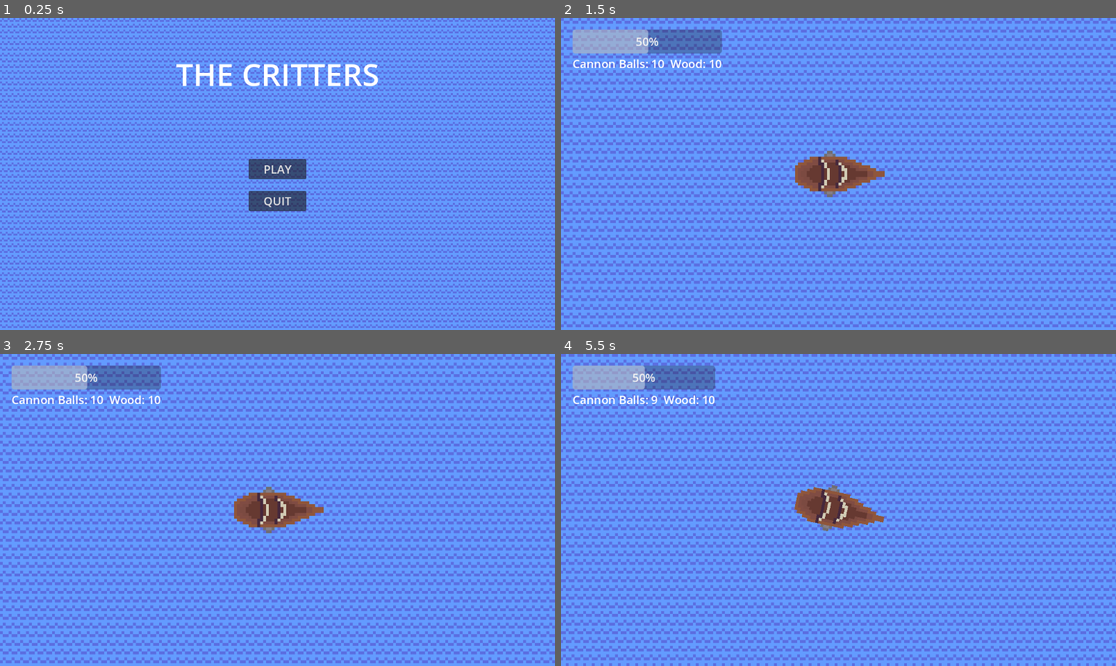
Above: before the commit, frames 1-4 (two rows, left to right).
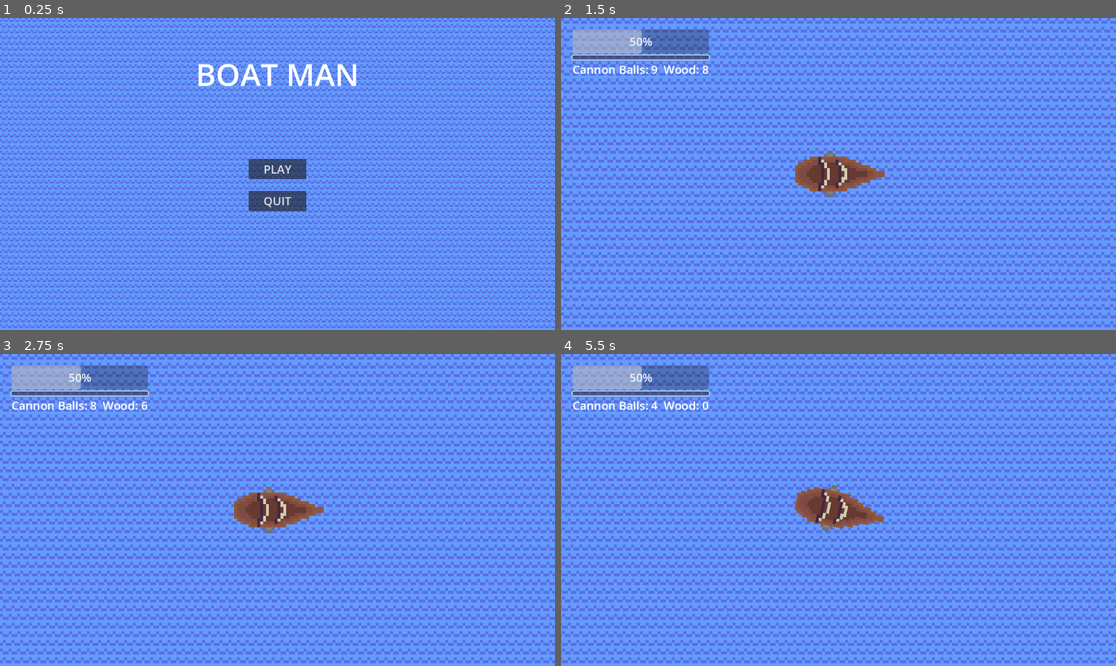
Above: after the commit, the same moments.

Repository: zafarcaydan/boat-man
Game: Godot game, scene res://scenes/start_menu.tscn
The game is run twice, just before and just after one commit, with the same random seed, the same clock (stepped at 60 frames per second) and the same inputs. The engine's default icon, where the game draws it, is replaced by a stand-in: a white triangle on a blue panel in a dark square.
Inputs (mouse positions are in pixels of both pictures, inside the frame that each line leads up to):
- Up to frame 1 (0.25 s): no input
- Up to frame 2 (1.5 s): click "PLAY" at 0.5 s; click (649, 58) at 1.27 s
- Up to frame 3 (2.75 s): click (77, 394) at 2.02 s
- Up to frame 4 (5.5 s): click (638, 394) at 2.77 s; tap Enter at 3.5 s; tap A (Key_A) at 3.6 s; tap D (Key_D) at 3.8, 4.35 s; tap Space (Key_Space) at 4.25 s; tap E (Key_E) at 4.55 s; hold E (Key_E) from 5.03 s (still down); tap S (Key_S) at 5.3 s

The runs differ from the first frame. In frame 1, 1.3% of the frame differs, in the area x 31-69%, y 14-23%; in frame 2, 1.4%; in frame 3, 1.4%; in frame 4, 41%, in the area x 0-100%, y 0-100%.

Commit message:
basis or upgrade system

Diff:
--- a/enimies/enemy ships class.gd
+++ b/enimies/enemy ships class.gd
@@ -4,14 +4,16 @@
 
 var player : Player
 
-func ready():
+func enemy_ready(health_value : int) -> void:
+	boat_ready()
 	safe_bullets = 1
 	player = GT.get_player()
 	global_position += player.global_position
 	move_speed += randi_range(-20, 20)
+	health = health_value
 
-func get_dist_to_pos(pos):
+func get_dist_to_pos(pos: Vector2) -> float:
 		return abs(sqrt((global_position.y - pos.y) ** 2 + (global_position.x - pos.x) ** 2))
 
-func get_rotation_to_pos(pos):
+func get_rotation_to_pos(pos: Vector2) -> float:
 		return atan2(pos.y - global_position.y, pos.x - global_position.x)
--- a/enimies/fast_enemy.tscn
+++ b/enimies/fast_enemy.tscn
@@ -19,5 +19,4 @@
 
 [node name="Timer" type="Timer" parent="."]
 
-[connection signal="death" from="." to="." method="_on_death"]
 [connection signal="timeout" from="Timer" to="." method="_on_timer_timeout"]
--- a/player/boat.gd
+++ b/player/boat.gd
@@ -8,69 +8,64 @@
 var time_passed := 0.0
 var future_pos : Vector2
 
-#{Cannon_Balls = 0, Wood = 1}
+#GT.resource_types = [amount, name]
 var resources := {}
-@export var spawn_dist = 1600
+@export var spawn_dist := 1600
 @export var render_dist := 5000
 
 var closest_enemy : Enemy
+var stats := {
+	&"cannon_ball_speed": 500,
+	}
 
 
-func _ready():
-	var rescource_names = []
-	for i in GT.resource_types:
-		rescource_names.append(i.replace("_", " ") + ": ")
+func _ready() -> void:
+	boat_ready()
+	var rescource_names := []
+	for i in GT.resource_types: rescource_names.append(i.replace("_", " ") + ": ")
 	for i in GT.resource_types.values():
 		resources[i] = [10, rescource_names[i]]
 		%"Inventory Bar".add_child(INVENTORY_SLOT.instantiate())
-	rescource_names = null
 	update_inventory_display()
 
-	health = 5
+	health = 10
 	%"Health Bar".max_value = health * 2
 	safe_bullets = 0
 	parent = get_parent()
 
-func _input(event):
+func _input(event: InputEvent) -> void:
 
 	if event.is_action_pressed("Key_Space") and resources[GT.resource_types.Cannon_Balls][0] >= 1:
-		spawn_cannon_ball(rotation, safe_bullets, 1, 500)
+		spawn_cannon_ball(rotation, safe_bullets, stats[&"cannon_ball_speed"])
 		resources[GT.resource_types.Cannon_Balls][0] -= 1
 		update_inventory_display()
 
 	if event.is_action_pressed("Key_E"):
 		for area in $Area2D.get_overlapping_areas():
 			if area.is_in_group("Interactable"): area.get_parent().interact()
-		update_inventory_display()
 
-func _physics_process(delta):
-	var move_velocity =  Input.get_vector("Key_A", "Key_D", "Key_W", "Key_S")
+
+func _physics_process(delta: float) -> void:
+	var move_velocity :=  Input.get_vector("Key_A", "Key_D", "Key_W", "Key_S")
 	if move_velocity.x > 0: rotation += PI * delta
 	elif move_velocity.x < 0: rotation -= PI * delta
 	if move_velocity.y < 0: force = Vector2(1,0).rotated(global_rotation)
-	elif move_velocity.y > 0: force = Vector2(1,0).rotated(global_rotation + PI) * 0.93
+	elif move_velocity.y > 0: force = Vector2(1,0).rotated(global_rotation + PI) * 0.8
 	else: force = Vector2(0,0)
 
-
-
-
 	time_passed += delta
-
 
 	%"Health Bar".value = health
 	process(delta)
 	future_pos = global_position + velocity / 4
 
-func update_inventory_display():
-	for i in GT.resource_types.values():
-		%"Inventory Bar".get_child(i).get_child(0).text = resources[i][1] + str(resources[i][0])
 
+#spawning things on the ocean
+func spawn_feature(new_feature: Node) -> void:
 
-func spawn_feature(new_feature):
-
-	var placeble = true
+	var placeble := true
 	for comparison_feature in get_tree().get_nodes_in_group("Spawnable"):
-		var relative_pos = comparison_feature.global_position - new_feature.global_position
+		var relative_pos : Vector2 = comparison_feature.global_position - new_feature.global_position
 
 		if sqrt(relative_pos.x ** 2 + relative_pos.y ** 2) < spawn_dist * new_feature.comparison_dist * comparison_feature.comparison_dist:
 			placeble = false
@@ -78,26 +73,49 @@
 	if placeble:
 		add_sibling.call_deferred(new_feature)
 
-func _on_world_update_timer_timeout():
+func _on_world_update_timer_timeout() -> void:
 	for i in range(2):
-		var spawn_choice = [1, 1, 1, 1, 2].pick_random()
+		var spawn_choice : int = [1, 1, 1, 1, 2].pick_random()
 		var offset := i * PI
 
 		if spawn_choice == 1:
 			offset += randf_range(-PI/2, PI/2)
-			var new_cache = CACHE.instantiate()
+			var new_cache := CACHE.instantiate()
 			new_cache.global_position = Vector2(cos(rotation + offset), sin(rotation + offset)) * spawn_dist + global_position
 			new_cache.item_type = GT.resource_types.Cannon_Balls
 			spawn_feature(new_cache)
 
 		elif spawn_choice == 2:
 			offset += randf_range(-PI/12, PI/12)
-			var new_island = ISLAND.instantiate()
+			var new_island := ISLAND.instantiate()
 			new_island.global_position = Vector2(cos(rotation + offset), sin(rotation + offset)) * spawn_dist + global_position
 			spawn_feature(new_island)
 
-		if int(time_passed) % 21 >= 0 and int(time_passed) % 21 < %"World Update Timer".wait_time:
-			for j in range(round(time_passed/5)):
-				var new_enemy = BASIC_ENEMY.instantiate()
+		if int(time_passed) % 28 >= 0 and int(time_passed) % 28 < %"World Update Timer".wait_time:
+			for j in range(17):
+				var new_enemy := BASIC_ENEMY.instantiate()
 				new_enemy.global_position = Vector2(cos(rotation + j/1.25), sin(rotation + j/1.25)) * spawn_dist + global_position
 				spawn_feature(new_enemy)
+
+#upgrade & inventory handling
+func check_resource_value(changed_resource:GT.resource_types, value : int) -> bool:
+	if resources[changed_resource][0] >= value: return true
+	return false
+
+func change_resource_value(changed_resource:GT.resource_types, value : int) -> void:
+	if value + resources[changed_resource][0] >= 0:
+		resources[changed_resource][0] += value
+		update_inventory_display()
+
+func upgrade_button_pressed(button_id: StringName) -> void:
+	if button_id == &"cannon_ball_speed" and check_resource_value(GT.resource_types.Cannon_Balls, 1) and check_resource_value(GT.resource_types.Wood, 2):
+		change_resource_value(GT.resource_types.Cannon_Balls, -1)
+		change_resource_value(GT.resource_types.Wood, -2)
+		stats[&"cannon_ball_speed"] += 18
+
+func update_inventory_display() -> void:
+	for i in GT.resource_types.values():
+		%"Inventory Bar".get_child(i).get_child(0).text = resources[i][1] + str(resources[i][0])
+
+func connect_upgrade_button_signal(button : UpgradeMenuButton) -> void:
+	button.upgrade_button_pressed.connect(upgrade_button_pressed)
--- a/player/boat.tscn
+++ b/player/boat.tscn
@@ -13,6 +13,7 @@
 z_index = 1
 collision_mask = 3
 script = ExtResource("1_wvsoj")
+spawn_dist = 1400
 move_speed = 375
 
 [node name="Sprite2D" type="Sprite2D" parent="."]
--- a/project.godot
+++ b/project.godot
@@ -28,6 +28,7 @@
 "Rendered Object"=""
 Spawnable=""
 Enemies=""
+Interactable=""
 
 [input]
 
--- a/scenes/cache.tscn
+++ b/scenes/cache.tscn
@@ -1,20 +1,19 @@
-[gd_scene load_steps=5 format=3 uid="uid://cv48f81058wt"]
+[gd_scene load_steps=4 format=3 uid="uid://cv48f81058wt"]
 
 [ext_resource type="Script" path="res://scripts/cache.gd" id="1_5gejl"]
 [ext_resource type="Texture2D" uid="uid://byn0sdcxewlci" path="res://icon.svg" id="2_rhj6d"]
-[ext_resource type="PackedScene" uid="uid://0behtxgyskci" path="res://scenes/interactable.tscn" id="3_r0ee6"]
 
 [sub_resource type="RectangleShape2D" id="RectangleShape2D_getyq"]
 size = Vector2(128, 128)
 
 [node name="Cache" type="Node2D" groups=["Rendered Object", "Spawnable"]]
 script = ExtResource("1_5gejl")
-comparison_dist = 1.2
+comparison_dist = 1.1
 
 [node name="Sprite2D" type="Sprite2D" parent="."]
 texture = ExtResource("2_rhj6d")
 
-[node name="interactable" parent="." instance=ExtResource("3_r0ee6")]
+[node name="Area2D" type="Area2D" parent="." groups=["Interactable"]]
 
-[node name="CollisionShape2D" type="CollisionShape2D" parent="interactable"]
+[node name="CollisionShape2D" type="CollisionShape2D" parent="Area2D"]
 shape = SubResource("RectangleShape2D_getyq")
--- a/scenes/interactable.tscn
+++ /dev/null
@@ -1,26 +0,0 @@
-[gd_scene load_steps=2 format=3 uid="uid://0behtxgyskci"]
-
-[sub_resource type="GDScript" id="GDScript_8i455"]
-script/source = "extends Area2D
-var boat : CharacterBody2D
-var player_present := false
-
-func _ready():
-	boat = get_tree().get_first_node_in_group(\"Boat\")
-
-func _on_body_entered(body):
-	if body == boat: player_present = true
-
-
-func _on_body_exited(body):
-	if body == boat: player_present = false
-
-func interact():
-	if player_present: get_parent().interact()
-"
-
-[node name="interactable" type="Area2D" groups=["Interactable"]]
-script = SubResource("GDScript_8i455")
-
-[connection signal="body_entered" from="." to="." method="_on_body_entered"]
-[connection signal="body_exited" from="." to="." method="_on_body_exited"]
--- a/scenes/island.tscn
+++ b/scenes/island.tscn
@@ -1,32 +1,26 @@
-[gd_scene load_steps=6 format=3 uid="uid://cfngicf5yer18"]
+[gd_scene load_steps=4 format=3 uid="uid://cfngicf5yer18"]
 
 [ext_resource type="Script" path="res://scripts/island.gd" id="1_rprj1"]
 [ext_resource type="Texture2D" uid="uid://byn0sdcxewlci" path="res://icon.svg" id="1_wv7ni"]
-[ext_resource type="PackedScene" uid="uid://0behtxgyskci" path="res://scenes/interactable.tscn" id="2_d3fio"]
 
 [sub_resource type="RectangleShape2D" id="RectangleShape2D_3882g"]
 size = Vector2(128, 126)
 
-[sub_resource type="RectangleShape2D" id="RectangleShape2D_00d4a"]
-size = Vector2(127.279, 127.279)
-
 [node name="Island" type="Node2D" groups=["Rendered Object", "Spawnable"]]
 script = ExtResource("1_rprj1")
-comparison_dist = 1.3
+comparison_dist = 1.2
 
 [node name="StaticBody2D" type="StaticBody2D" parent="."]
+rotation = 0.785398
 
 [node name="CollisionShape2D" type="CollisionShape2D" parent="StaticBody2D"]
-rotation = 0.785398
 shape = SubResource("RectangleShape2D_3882g")
 
 [node name="Sprite2D" type="Sprite2D" parent="StaticBody2D"]
-rotation = 0.785398
 texture = ExtResource("1_wv7ni")
 
-[node name="interactable" parent="." instance=ExtResource("2_d3fio")]
+[node name="Area2D" type="Area2D" parent="." groups=["Interactable"]]
 
-[node name="CollisionShape2D" type="CollisionShape2D" parent="interactable"]
+[node name="CollisionShape2D2" type="CollisionShape2D" parent="Area2D"]
 rotation = 0.785398
-scale = Vector2(1, 1)
-shape = SubResource("RectangleShape2D_00d4a")
+shape = SubResource("RectangleShape2D_3882g")
--- a/scenes/start_menu.tscn
+++ b/scenes/start_menu.tscn
@@ -43,7 +43,7 @@
 [node name="Label" type="Label" parent="MarginContainer/VBoxContainer"]
 layout_mode = 2
 theme_override_font_sizes/font_size = 64
-text = "THE CRITTERS"
+text = "BOAT MAN"
 horizontal_alignment = 1
 vertical_alignment = 1
 
--- a/scenes/world.tscn
+++ b/scenes/world.tscn
@@ -1,7 +1,8 @@
-[gd_scene load_steps=4 format=3 uid="uid://dr0ve8yekc04f"]
+[gd_scene load_steps=5 format=3 uid="uid://dr0ve8yekc04f"]
 
 [ext_resource type="Script" path="res://scripts/world.gd" id="1_1m37y"]
 [ext_resource type="PackedScene" uid="uid://d0hexefo5iwft" path="res://player/boat.tscn" id="1_62j11"]
+[ext_resource type="Script" path="res://scripts/upgrade_menu_buttons.gd" id="3_5wt7h"]
 [ext_resource type="Texture2D" uid="uid://dg8gs8mipgbta" path="res://ocean.png" id="4_4pma3"]
 
 [node name="world" type="Node2D"]
@@ -14,7 +15,6 @@
 
 [node name="Boat" parent="." instance=ExtResource("1_62j11")]
 unique_name_in_owner = true
-spawn_dist = 1800
 
 [node name="Camera2D" type="Camera2D" parent="Boat"]
 position_smoothing_speed = 10.0
@@ -37,6 +37,11 @@
 custom_minimum_size = Vector2(200, 50)
 layout_mode = 2
 theme_override_font_sizes/font_size = 24
+
+[node name="Button" type="Button" parent="UI/MarginContainer/VBoxContainer"]
+layout_mode = 2
+script = ExtResource("3_5wt7h")
+button_id = &"cannon_ball_speed"
 
 [node name="Inventory Bar" type="HBoxContainer" parent="UI/MarginContainer/VBoxContainer"]
 unique_name_in_owner = true
--- a/scripts/basic_enemy.gd
+++ b/scripts/basic_enemy.gd
@@ -2,16 +2,14 @@
 enum STATES {TOWARD, ATTACK, AWAY}
 var state : STATES = STATES.TOWARD
 
-var comparison_dist = 0
+var comparison_dist := 0
 
 
-func _ready():
-	ready()
-	health = 2
-	get_parent().get_child(0).timeout.connect(_on_world_update_timer_timeout)
+func _ready() -> void:
+	enemy_ready(4)
 
 
-func _physics_process(delta):
+func _physics_process(delta: float) -> void:
 	state_actions()
 
 	if velocity != Vector2(0, 0):
@@ -19,18 +17,15 @@
 
 	process(delta)
 
-func _on_world_update_timer_timeout():
-	pass
 
-
-func state_actions():
+func state_actions() -> void :
 	match state:
 
 
 		STATES.TOWARD:
 			force = Vector2(1,0).rotated(get_rotation_to_pos(player.global_position))
 			if get_dist_to_pos(player.global_position) < 600:
-				$Timer.start(1)
+				$Timer.start(0.8)
 				state = STATES.ATTACK
 
 
@@ -48,15 +43,15 @@
 
 
 
-func _on_timer_timeout():
+func _on_timer_timeout() -> void:
 	if state == STATES.ATTACK:
-		spawn_cannon_ball(rotation, safe_bullets, 1, 500)
+		spawn_cannon_ball(rotation, safe_bullets, 500)
 		state = STATES.AWAY
 
 
-func _on_death():
+func _on_death() -> void:
 	if randf() < 0.2:
-		var new_cache = CACHE.instantiate()
+		var new_cache := CACHE.instantiate()
 		new_cache.global_position = global_position
 		new_cache.item_type = GT.resource_types.Wood
 		add_sibling.call_deferred(new_cache)
--- a/scripts/boat class.gd
+++ b/scripts/boat class.gd
@@ -9,25 +9,28 @@
 var force : Vector2
 signal death
 
-func spawn_cannon_ball(direction, type, damage, speed):
-	var new_cannon_ball = CANNON_BALL.instantiate()
+func boat_ready() -> void:
+	move_speed *= 2
+
+func spawn_cannon_ball(direction : float, type : int, speed : int) -> void:
+	var new_cannon_ball := CANNON_BALL.instantiate()
 	new_cannon_ball.rotation = direction
 	new_cannon_ball.move_direction = Vector2(cos(new_cannon_ball.rotation), sin(new_cannon_ball.rotation)) * speed
-	new_cannon_ball.global_position = global_position + new_cannon_ball.move_direction / 4
-	new_cannon_ball.damage = damage
+	new_cannon_ball.global_position = global_position + new_cannon_ball.move_direction.normalized() * 125
+	if speed >= 500: new_cannon_ball.damage = round((speed - 500)/30)  + 2
+	else: new_cannon_ball.damage = 2
 	new_cannon_ball.type = type
 	add_child(new_cannon_ball)
 
-func process(delta):
+func process(_delta:float) -> void:
 	if health <= 0:
 		if self is Player: get_tree().change_scene_to_packed(load("res://scenes/start_menu.tscn"))
 		else: death.emit()
 		queue_free()
 
-	var velocity_power : float = (abs(velocity.x) + abs(velocity.y)) / 2
+	var velocity_power : float = (abs(velocity.x) + abs(velocity.y))
 
 	if velocity_power > move_speed:
-		print(1)
 		velocity = velocity.normalized()
 		var velocity_direction := atan2(velocity.y, velocity.x)
 		velocity= Vector2(cos(velocity_direction), sin(velocity_direction))
--- a/scripts/cache.gd
+++ b/scripts/cache.gd
@@ -1,18 +1,13 @@
 extends OceanFeature
-var item_type : GT.resource_types = -1
+var item_type : GT.resource_types
 
 # Called when the node enters the scene tree for the first time.
-func _ready():
-	pass
+func _ready() -> void :
+	ocean_feature_ready()
 
-
-# Called every frame. 'delta' is the elapsed time since the previous frame.
-func _process(_delta):
-	pass
-
-func interact():
+func interact() -> void :
 	if item_type == GT.resource_types.Cannon_Balls:
-		GT.get_player().resources[GT.resource_types.Cannon_Balls][0] += randi_range(2, 6)
+		GT.get_player().change_resource_value(GT.resource_types.Cannon_Balls, randi_range(2, 6))
 	elif item_type == GT.resource_types.Wood:
-		GT.get_player().resources[GT.resource_types.Wood][0] += randi_range(1, 2)
+		GT.get_player().change_resource_value(GT.resource_types.Wood, randi_range(1, 2))
 	queue_free()
--- a/scripts/cannon_ball.gd
+++ b/scripts/cannon_ball.gd
@@ -5,13 +5,11 @@
 enum TYPES {PLAYER = 0, ENEMY = 1}
 var type : TYPES
 
-func _process(delta):
+func _process(delta: float) -> void:
 	position += move_direction * delta
 
-func _on_body_entered(body):
+func _on_body_entered(body: PhysicsBody2D) -> void:
 	if body is Boat:
 		if type != body.safe_bullets:
 			body.health -= damage
-			queue_free()
-
-	else: queue_free()
+	queue_free()
--- a/scripts/fast_enemy.gd
+++ b/scripts/fast_enemy.gd
@@ -6,7 +6,7 @@
 
 
 func _ready():
-	ready()
+	enemy_ready()
 	health = 2
 	get_parent().get_child(0).timeout.connect(_on_world_update_timer_timeout)
 
--- a/scripts/global_vars&funcs.gd
+++ b/scripts/global_vars&funcs.gd
@@ -2,5 +2,5 @@
 
 enum resource_types {Cannon_Balls = 0, Wood = 1} #make all values in acending order, one by one starting from zero, doing it in another manner WILL cause an error
 
-func get_player():
+func get_player() -> Player :
 	return get_tree().get_first_node_in_group("Boat")
--- a/scripts/island.gd
+++ b/scripts/island.gd
@@ -2,13 +2,13 @@
 
 var unused := true
 # Called when the node enters the scene tree for the first time.
-func _ready():
-	pass
+func _ready() -> void:
+	ocean_feature_ready()
 
-func interact():
-	if unused and GT.get_player().resources[GT.resource_types.Wood][0] > 5:
-		GT.get_player().resources[GT.resource_types.Wood][0] -= 5
+func interact() -> void:
+	if unused and player.check_resource_value(GT.resource_types.Wood, 5):
+		player.change_resource_value(GT.resource_types.Wood, -5)
 		unused = false
-		GT.get_player().health += 1
+		player.health += 2
 
-	if not unused: $StaticBody2D/Sprite2D.rotation = PI * 0.75
+	if not unused: $StaticBody2D.rotation = PI * 1.75
--- a/scripts/ocean_feature.gd
+++ b/scripts/ocean_feature.gd
@@ -2,3 +2,11 @@
 extends Node
 
 @export var comparison_dist : float
+var player:Player
+
+func ocean_feature_ready() -> void:
+	player = GT.get_player()
+
+
+func interact() -> void:
+	pass
--- a/scripts/start_menu.gd
+++ b/scripts/start_menu.gd
@@ -3,8 +3,8 @@
 
 @onready var main_scene := preload("res://scenes/world.tscn")
 
-func _on_start_button_button_down():
+func _on_start_button_button_down() -> void :
 	get_tree().change_scene_to_packed(main_scene)
 
-func _on_quit_button_button_down():
+func _on_quit_button_button_down() -> void:
 	get_tree().quit()
--- /dev/null
+++ b/scripts/upgrade_menu_buttons.gd
@@ -0,0 +1,13 @@
+class_name UpgradeMenuButton
+extends Button
+
+signal upgrade_button_pressed(button_id)
+@export var button_id : StringName
+
+func _ready() -> void:
+	button_down.connect(_button_pressed)
+	GT.get_player().connect_upgrade_button_signal(self)
+
+
+func _button_pressed() -> void:
+	upgrade_button_pressed.emit(button_id)
--- a/scripts/world.gd
+++ b/scripts/world.gd
@@ -1,13 +1,12 @@
 extends Node2D
-@onready var player = $Boat
-var spawn_dist = 1
+@onready var player := $Boat
 
 #class Items:
 #	var id : String
 #	var icon : Texture2D
 
-func _on_world_update_timer_timeout():
+func _on_world_update_timer_timeout() -> void:
 	for object in get_tree().get_nodes_in_group("Rendered Object"):
-		var reletive_pos = object.global_position - player.global_position
+		var reletive_pos : Vector2 = object.global_position - player.global_position
 		if sqrt(reletive_pos.x ** 2 + reletive_pos.y ** 2) > player.render_dist:
 			object.queue_free()
